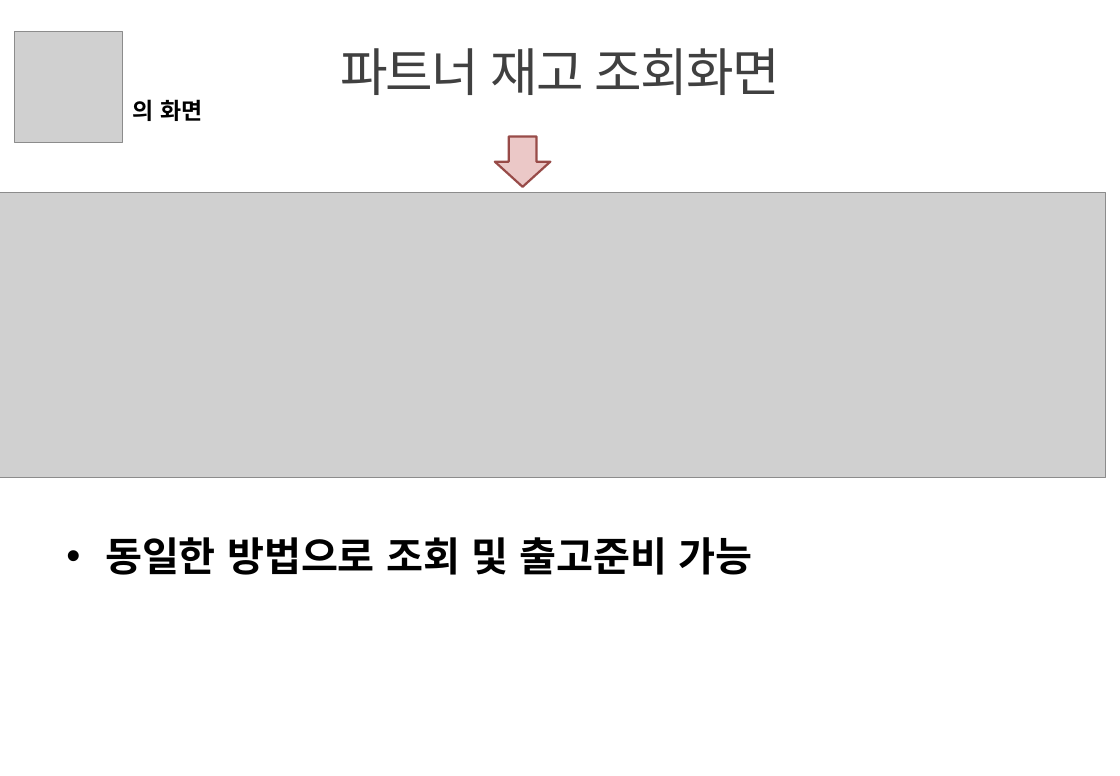
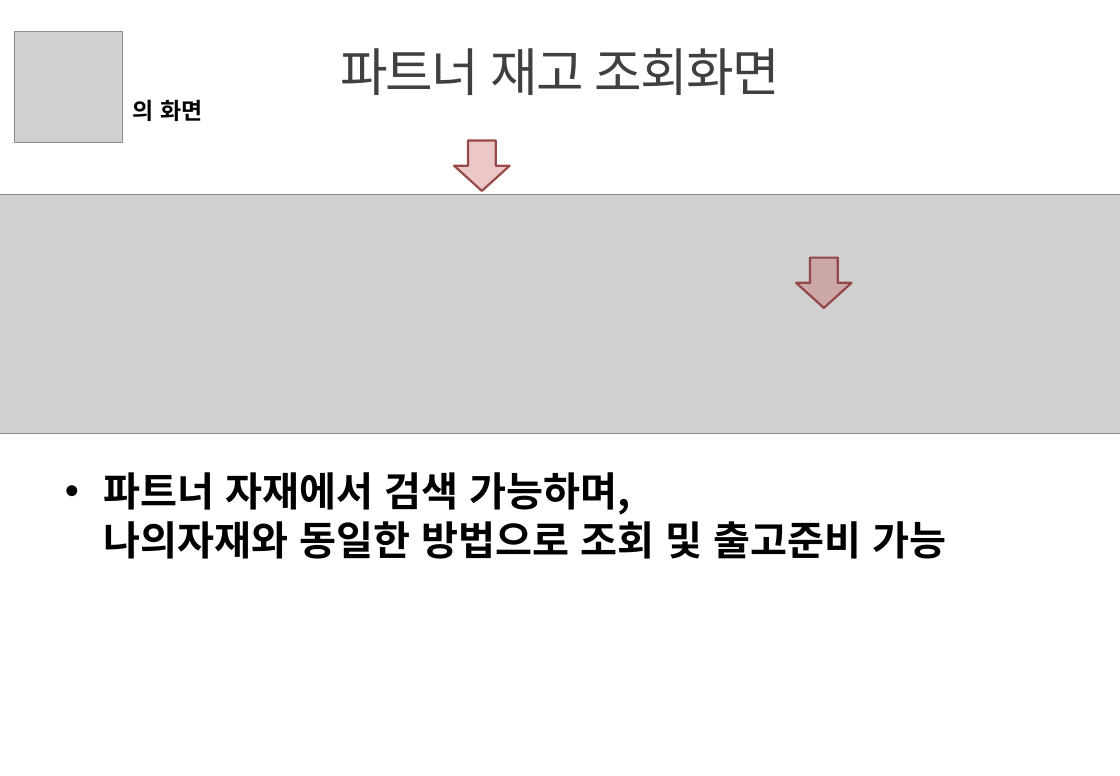
Before and after one commit to jaeyong1/stockmgmt, a slide deck: slide 28 of src/main/webapp/resources/doc/innoparts_user_guide.pptx. Drawn at 1120x776 pixels with LibreOffice and Linux fonts; fonts in the diff are those of the drawing; grey boxes stand for pictures; background and template pictures are left out. Boxes give left, top, right and bottom in pixels: in the first picture for what was removed or moved away, otherwise in the second. Text is boxed around its words. In the diff, an @@ line names an element or a change of style, - is before the commit and + after.

```diff
--- a/src/main/webapp/resources/doc/innoparts_user_guide.pptx
+++ b/src/main/webapp/resources/doc/innoparts_user_guide.pptx
@@ down arrow moved from (x1=495, y1=137, x2=551, y2=187) to (x1=454, y1=141, x2=510, y2=191) @@
@@ picture resized from (x1=0, y1=192, x2=1106, y2=478) to (x1=0, y1=194, x2=1120, y2=433) @@
@@ down arrow added at (x1=796, y1=258, x2=852, y2=308), fill #C0504D at 31% opacity, outline #8E3B39 1.54 pt @@
@@ text at (x1=104, y1=472, x2=947, y2=559): text changed @@
-• 동일한 방법으로 조회 및 출고준비 가능
+• 파트너 자재에서 검색 가능하며,
+  나의자재와 동일한 방법으로 조회 및 출고준비 가능
```
Also in this commit, not shown: 19 other slides changed, 6 slides added, 1 slide removed, 9 other files.
